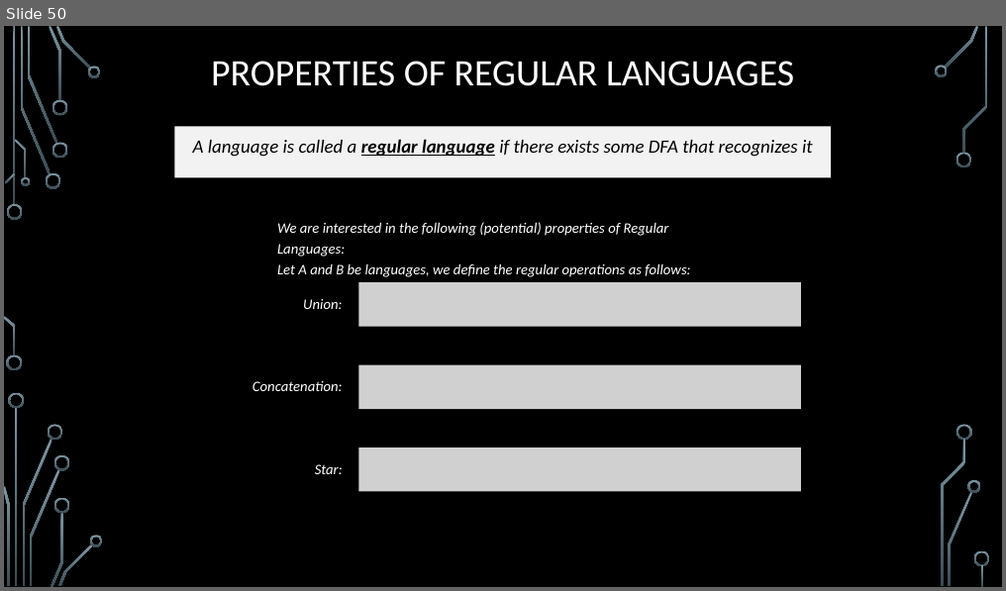
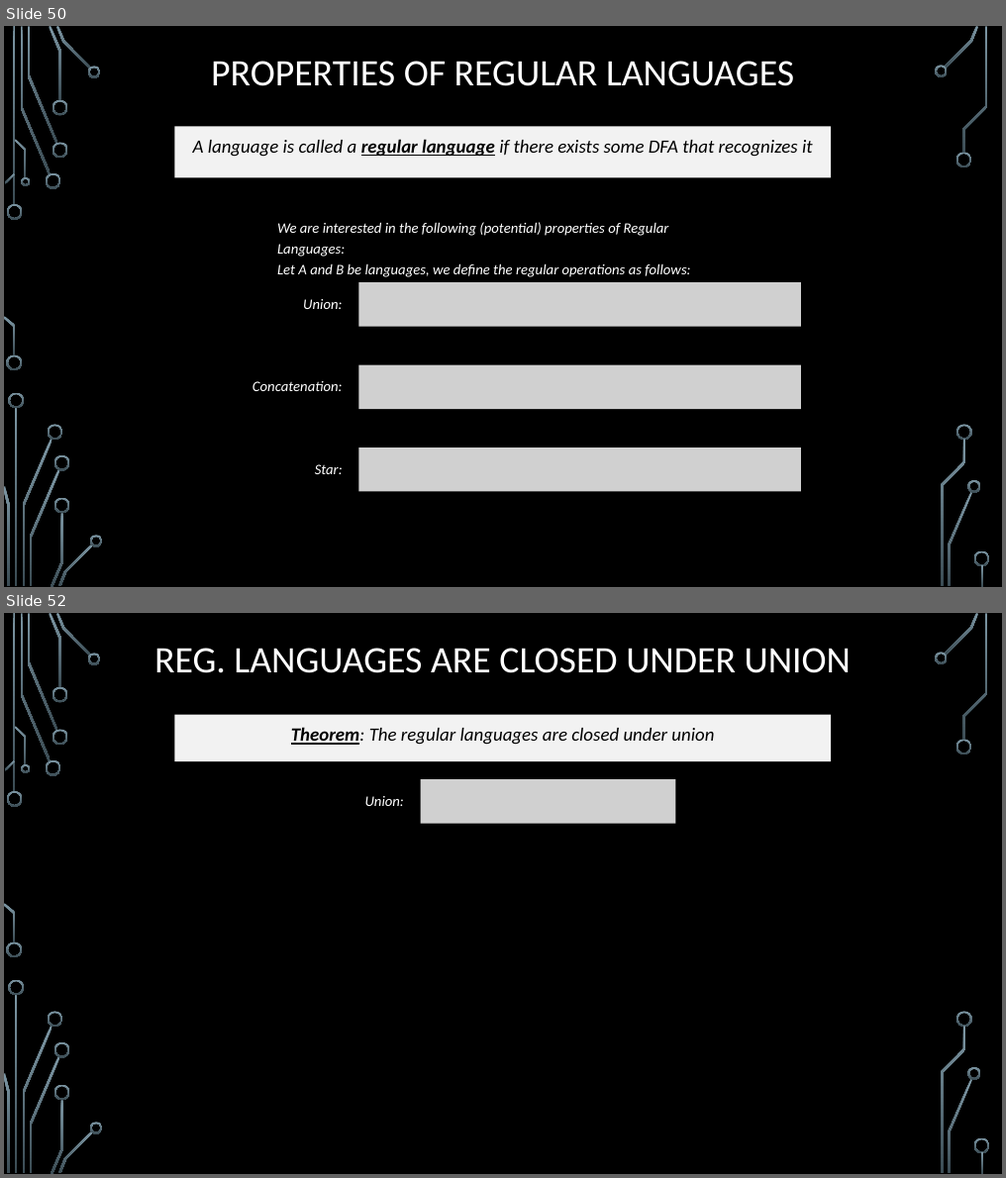
Before and after one commit to markfloryan/dmt2, a slide deck: slides/05-CircuitsAndFiniteAutomata.pptx. Shown one above the other, each under a label of ours: slide 50 before the commit, slides 50 and 52 after it; the slides between them are not shown. The pictures are 1006x591 and 1006x1178 pixels, drawn with LibreOffice and Linux fonts; fonts in the diff are those of the drawing; grey boxes stand for pictures; background and template pictures are left out. Boxes give left, top, right and bottom in pixels: in the first picture for what was removed or moved away, otherwise in the second. Text is boxed around its words. In the diff, an @@ line names an element or a change of style, - is before the commit and + after.

```diff
--- a/slides/05-CircuitsAndFiniteAutomata.pptx
+++ b/slides/05-CircuitsAndFiniteAutomata.pptx
@@ slide 52 added at (4,613,1002,1174), background picture (left out); not listed: 36 template elements that a slide beside it also shows @@
@@ title added at (154,648,851,673), 36 pt, text #FFFFFF @@
+REG. LANGUAGES ARE CLOSED UNDER UNION
@@ text added at (174,715,832,761), fill #F2F2F2, 18 pt, text #000000, italic @@
+Theorem: The regular languages are closed under union
@@ picture added at (421,780,676,824) @@
@@ text added at (365,796,404,806), 14 pt, text #FFFFFF, italic @@
+Union:
```
Also in this commit, not shown: 22 other slides added, 1 other file.
